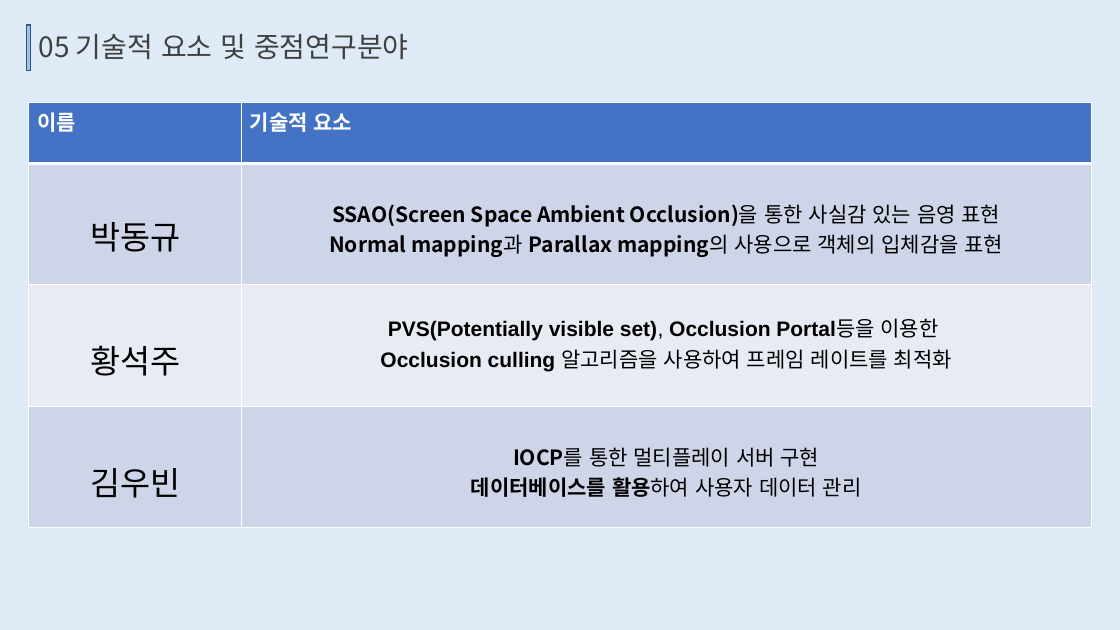
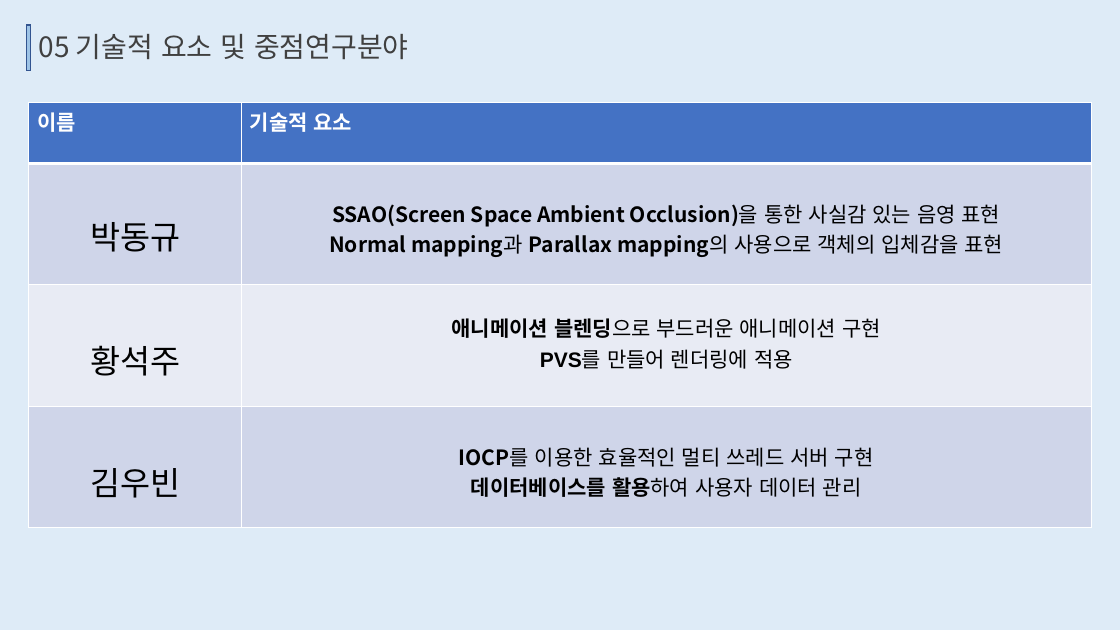
Before and after one commit to TUKoreaEscape/Graduation_Project, a slide deck: slide 16 of Graduation_Document/Who's the tagger.pptx. Drawn at 1120x630 pixels with LibreOffice and Linux fonts; fonts in the diff are those of the drawing. Boxes give left, top, right and bottom in pixels: in the first picture for what was removed or moved away, otherwise in the second. Text is boxed around its words. In the diff, an @@ line names an element or a change of style, - is before the commit and + after.

Commit message:
PPT 업데이트
- PPT 수정
- RoomManager 만드는중

```diff
--- a/Graduation_Document/Who's the tagger.pptx
+++ b/Graduation_Document/Who's the tagger.pptx
@@ table at (x1=29, y1=103, x2=1091, y2=528) @@
-row 3, column 2: PVS(Potentially visible set), Occlusion Portal등을 이용한 / Occlusion culling 알고리즘을 사용하여 프레임 레이트를 최적화
+row 3, column 2: 애니메이션 블렌딩으로 부드러운 애니메이션 구현 / PVS를 만들어 렌더링에 적용
-row 4, column 2: IOCP를 통한 멀티플레이 서버 구현 / 데이터베이스를 활용하여 사용자 데이터 관리
+row 4, column 2: IOCP를 이용한 효율적인 멀티 쓰레드 서버 구현 / 데이터베이스를 활용하여 사용자 데이터 관리
```
Also in this commit, not shown: 2 other files.
